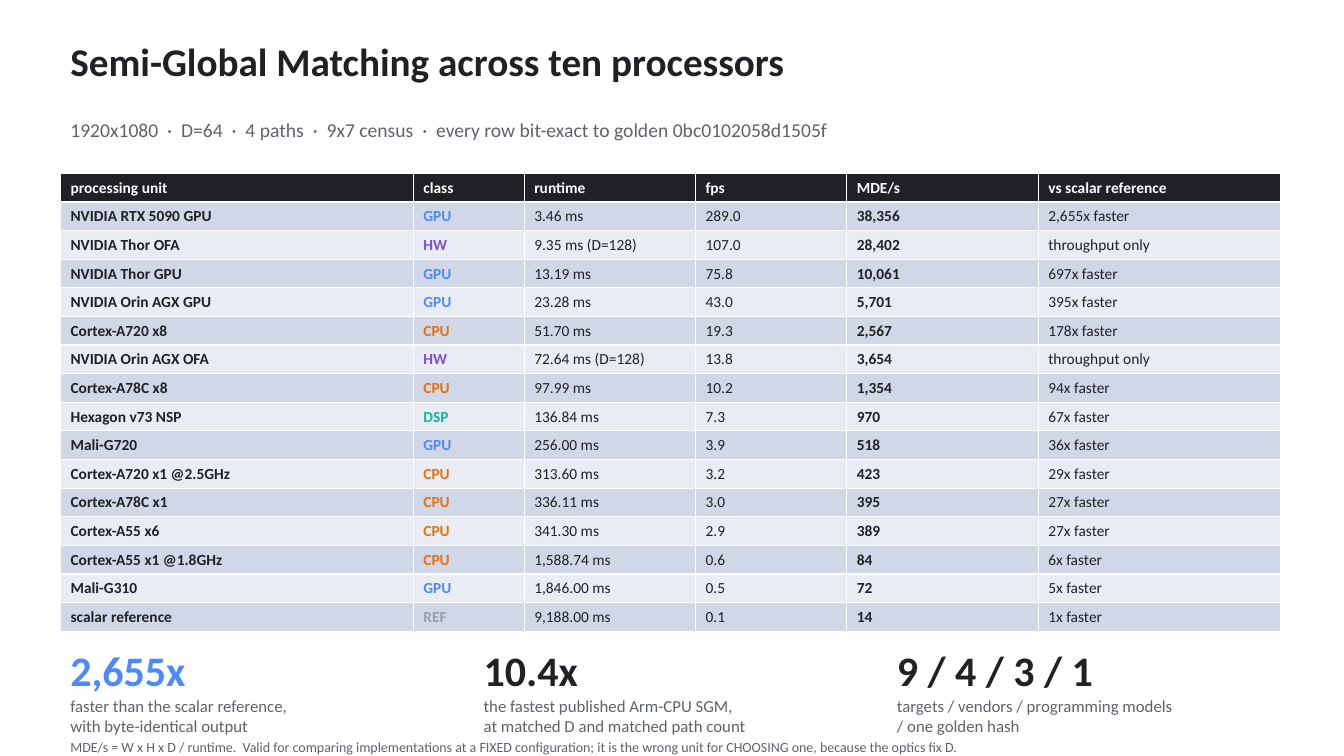
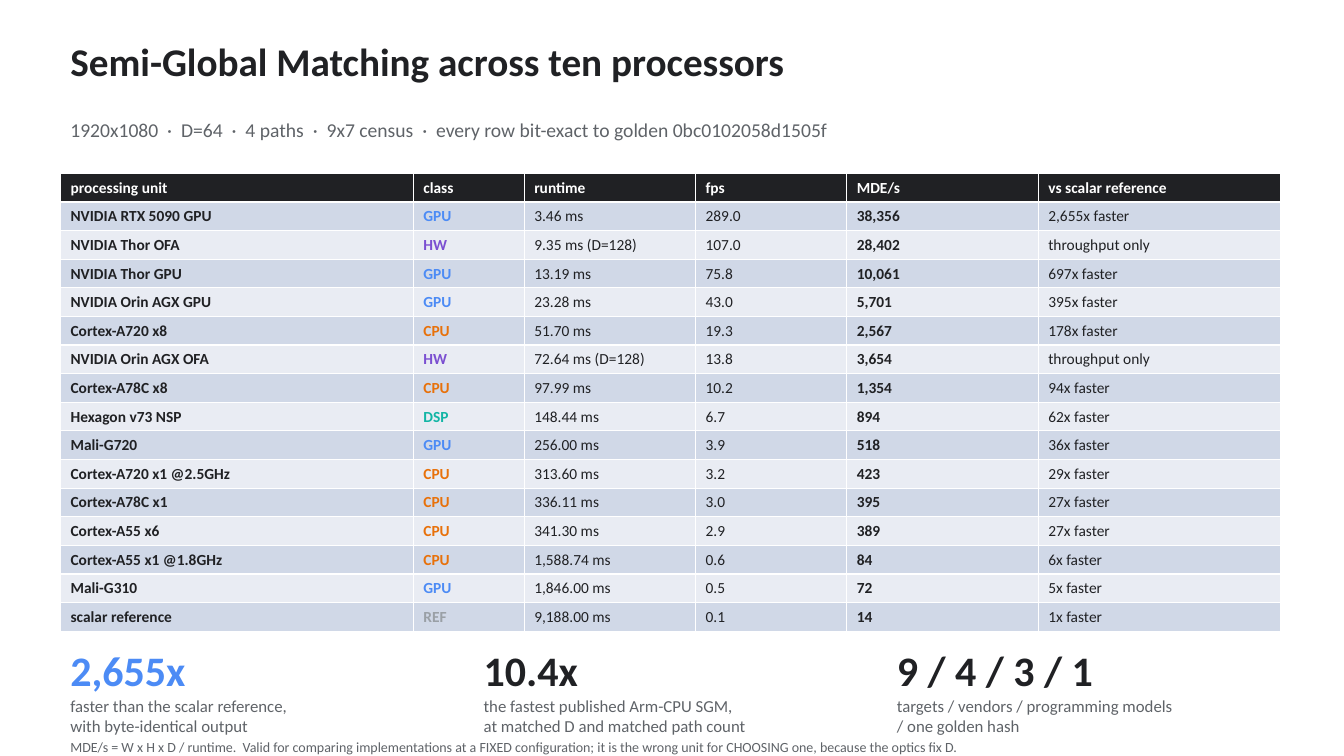
Before and after one commit to kylefoxaustin/sgm-bench, a slide deck: slide 1 of docs/sgm-results.pptx. Drawn at 1344x756 pixels with LibreOffice and Linux fonts; fonts in the diff are those of the drawing. Boxes give left, top, right and bottom in pixels: in the first picture for what was removed or moved away, otherwise in the second. Text is boxed around its words. In the diff, an @@ line names an element or a change of style, - is before the commit and + after.

Commit message:
incorporate qualcomm's audited Hexagon handoff -- medians replace minima
Their final audit of every Hexagon number, delivered as a handoff for this
repo. The published row moves from 136.9 ms / 969 MDE/s to the audited
148.44 ms / 894 (median of five invocations, spread 10.4%), because the board
is BIMODAL BETWEEN INVOCATIONS -- 18% apart at 720p, both scenes hitting both
modes when interleaved -- so the minimum is the estimator most sensitive to
which invocations got lucky. It cost them two retracted headlines in one day.

Downstream ratios re-derived: the A78C cluster leads the NSP by 1.51x (was
1.45x on minima) and the NSP leads a single A78C core by 2.26x (was 2.40x).
The day-one trajectory is ~12x, not 13x. Swept across README, REPORT, chart
and deck.

Added their audited D-sweep with the two findings that SURVIVED their own
estimator audit: efficiency rises with D on both estimators (+29.6%/+23.4%
medians), and run-to-run spread falls monotonically with D (20.1% -> 10.4% ->
1.3%) -- a fuller vector is not only faster per disparity but far more
repeatable.

Their D=240-vs-D=256 comparison also now rests on DISTINCT goldens from the
fixed generator (443.94 vs 443.31 ms, +6.8% MDE/s for 16 free disparities),
where the original ran on a blind scene that could not have refuted it.

```diff
--- a/docs/sgm-results.pptx
+++ b/docs/sgm-results.pptx
@@ table at (x1=60, y1=173, x2=1280, y2=628) @@
-row 9: Hexagon v73 NSP | DSP | 136.84 ms | 7.3 | 970 | 67x faster
+row 9: Hexagon v73 NSP | DSP | 148.44 ms | 6.7 | 894 | 62x faster
```
Also in this commit, not shown: 1 other slide changed, 5 other files.
